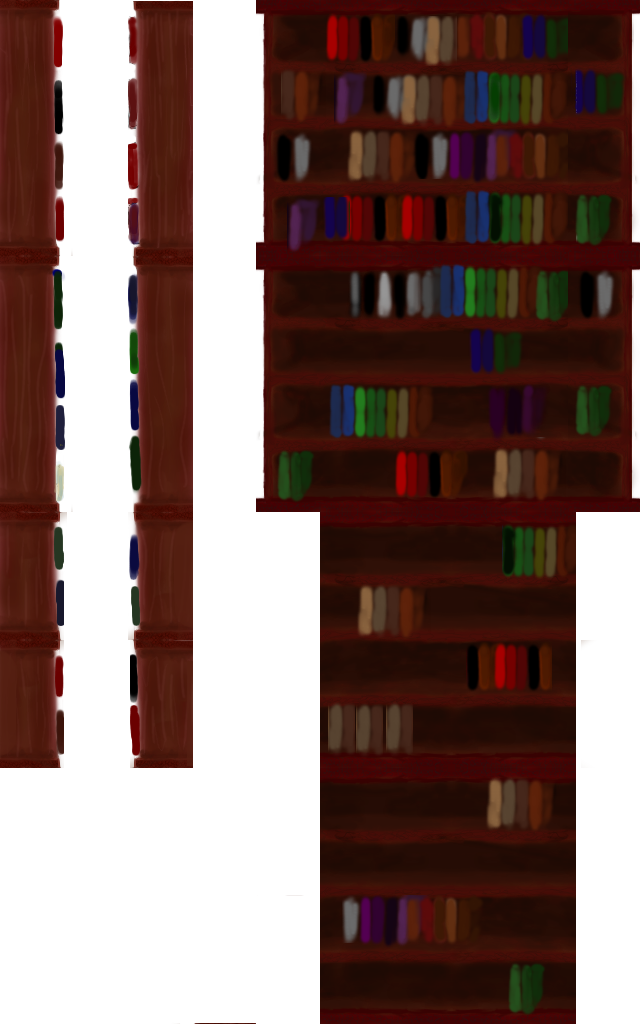
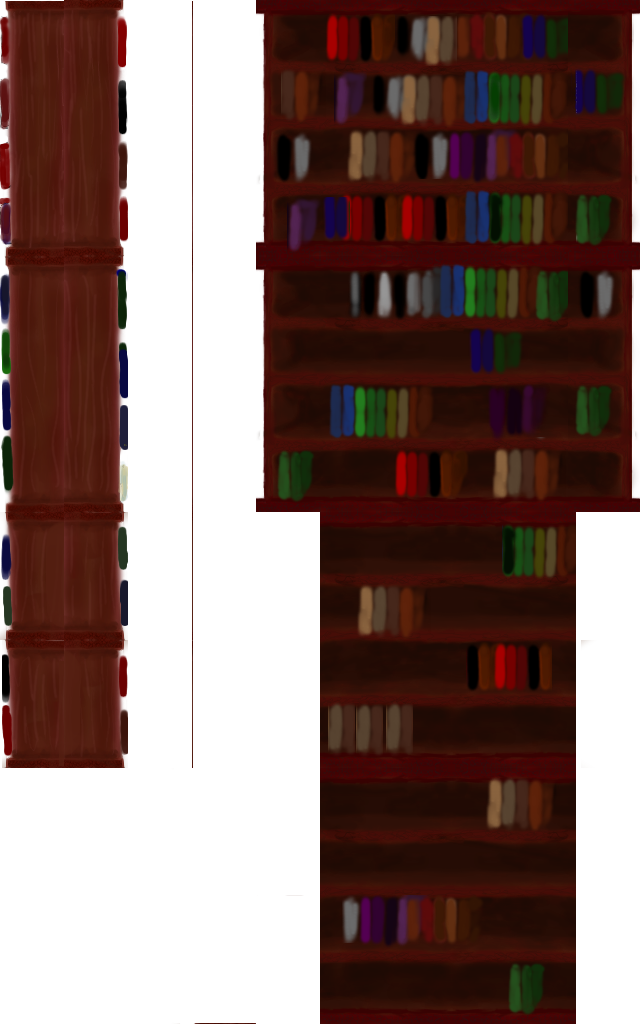
Revision of a layered 640 × 1024 image; what changed, layer by layer:
painted on "Background" over box(0, 0, 192, 768)
